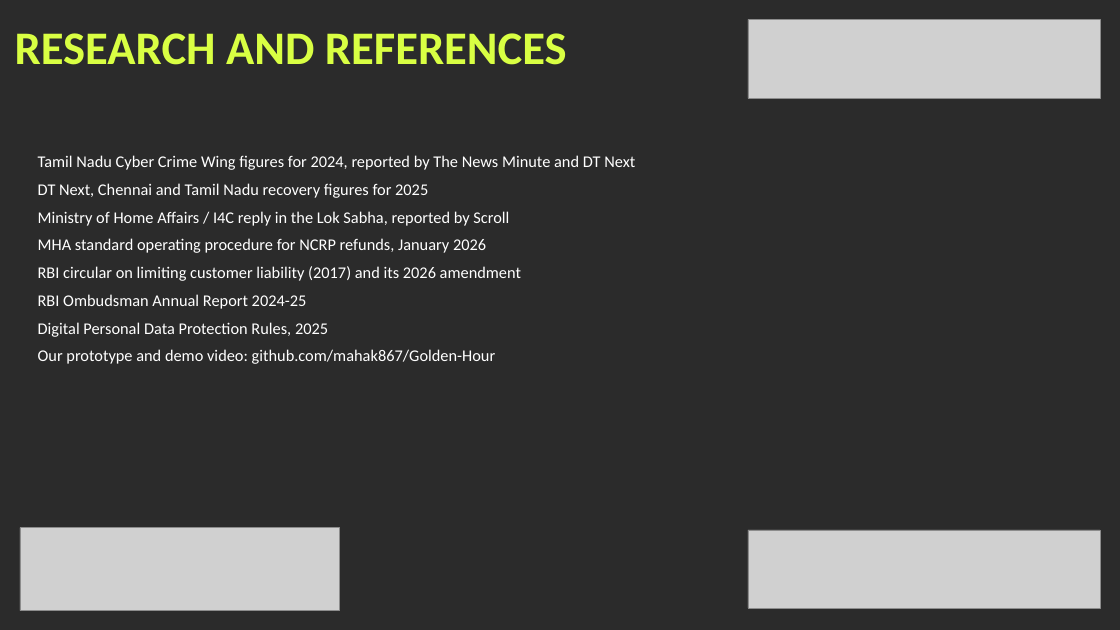
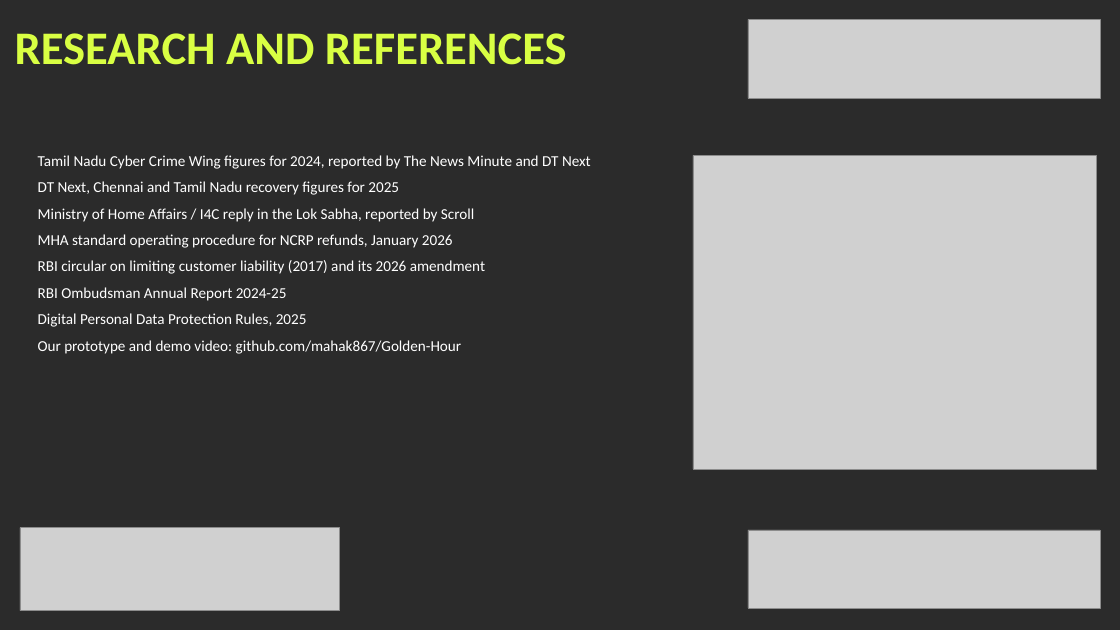
Before and after one commit to mahak867/Golden-Hour, a slide deck: slide 7 of deck/GoldenHour_KHacks4_Submission_Visual.pptx. Drawn at 1120x630 pixels with LibreOffice and Linux fonts; fonts in the diff are those of the drawing; grey boxes stand for pictures; background and template pictures are left out; a plain dark background stands for a picture behind light text. Boxes give left, top, right and bottom in pixels: in the first picture for what was removed or moved away, otherwise in the second. Text is boxed around its words. In the diff, an @@ line names an element or a change of style, - is before the commit and + after.

Commit message:
Add recovery-rate chart to references slide

```diff
--- a/deck/GoldenHour_KHacks4_Submission_Visual.pptx
+++ b/deck/GoldenHour_KHacks4_Submission_Visual.pptx
@@ text "Tamil Nadu Cyber Crime Wing ..." at <box>38,155,591,354</box>: size 14 to 13 pt @@
@@ picture added at <box>693,155,1096,470</box> @@
```
Also in this commit, not shown: 1 other file.
